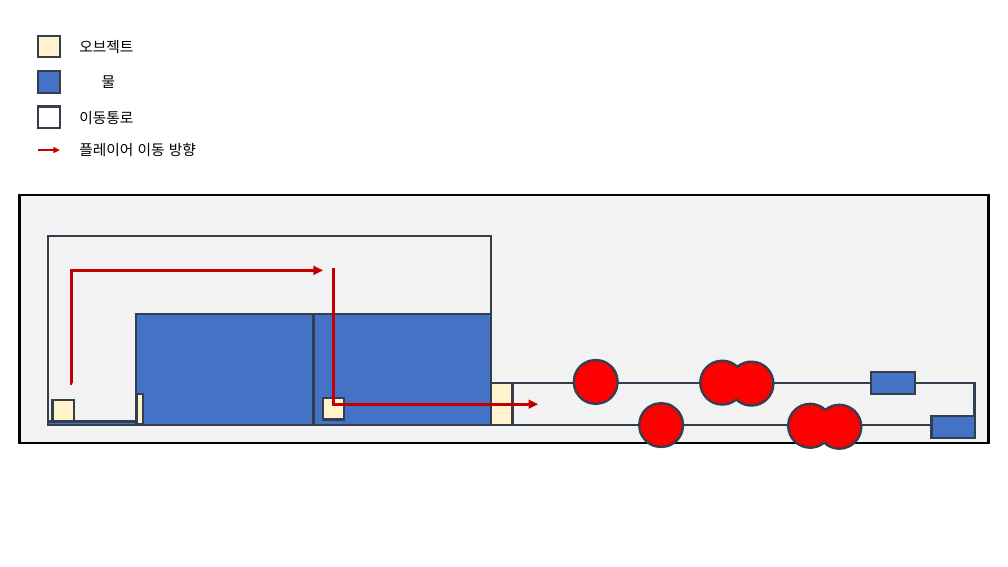
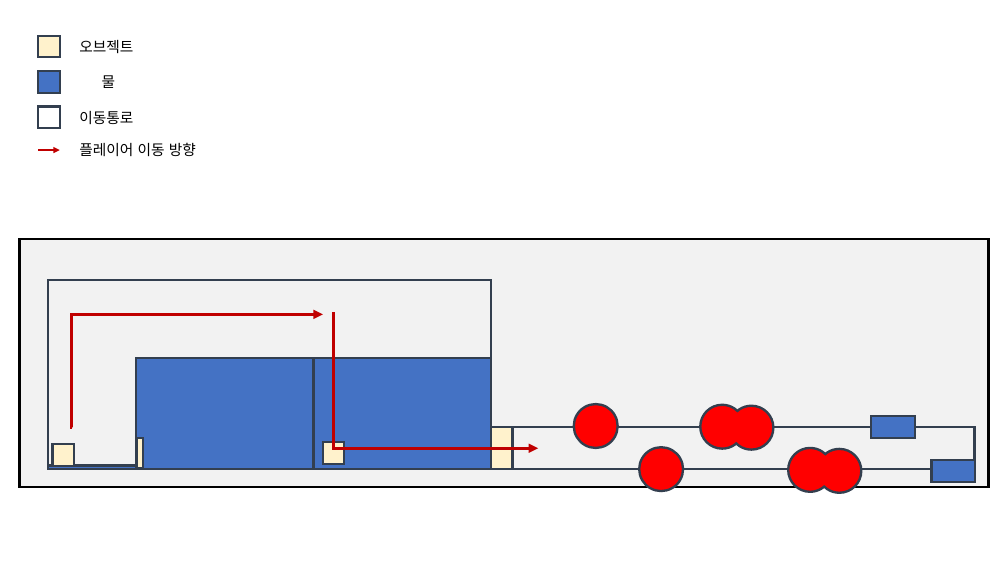
Before and after one commit to YDGYDGYDG/TeamHolyShit, a slide deck: slide 3 of 개인작업폴더/김나연/물행성.pptx. Drawn at 1008x567 pixels with LibreOffice and Linux fonts; fonts in the diff are those of the drawing. Boxes give left, top, right and bottom in pixels: in the first picture for what was removed or moved away, otherwise in the second. Text is boxed around its words. In the diff, an @@ line names an element or a change of style, - is before the commit and + after.

```diff
--- a/개인작업폴더/김나연/물행성.pptx
+++ b/개인작업폴더/김나연/물행성.pptx
@@ 11 rectangles, 3 freeform shapes, 2 elbow arrows, 2 ellipses: place and size @@
-11 rectangles, 3 freeform shapes, 2 elbow arrows, 2 ellipses at bbox=[20, 195, 989, 448]
+11 rectangles, 3 freeform shapes, 2 elbow arrows, 2 ellipses at bbox=[20, 240, 989, 493]
```
Also in this commit, not shown: 1 slide added, 1 slide removed, 41 other files.
